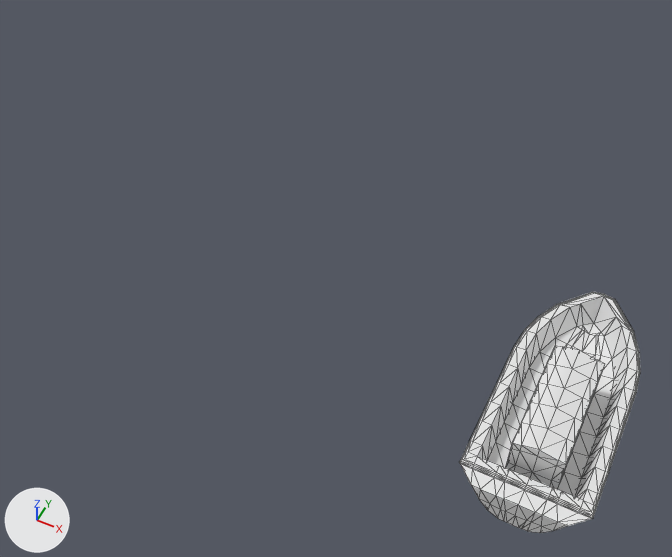
The FBX model ZA Groupe 2/Assets/Art/3D Models/Props/ME_Boat_02.fbx: old version first, new version second.
One viewpoint serves both versions: a 50 mm camera at (5.8, -36.0, 49.1) aimed at (-14.4, 4.5, -1.4). Every picture has the same lights, and +X, +Y and +Z are marked at lower left. Both versions are drawn at frame 1 of the action 'Take 001'; the numbers are the values there. Mesh edges are drawn as thin lines.

Objects in the first picture: 'boat001'.
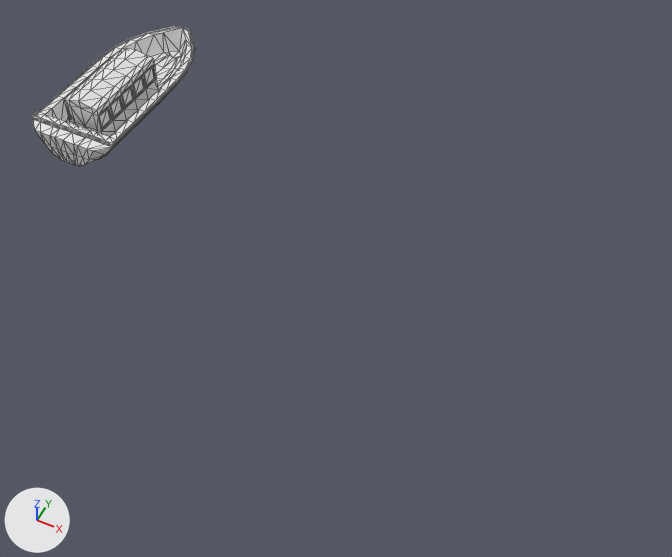
The change, as a list of edits to the scene's bpy script:
```text
Change ob_boat001:
    ob_boat001.location: (0.0, 0.0, 0.0) -> (-42.19, 14.05, 0.0)
```

Pixel boxes (x1, y1, x2, y2) of what changed, in the pictures (672 x 557 px):
'boat001', moved
    before: (460, 292, 640, 533)
    after: (32, 26, 195, 166)
